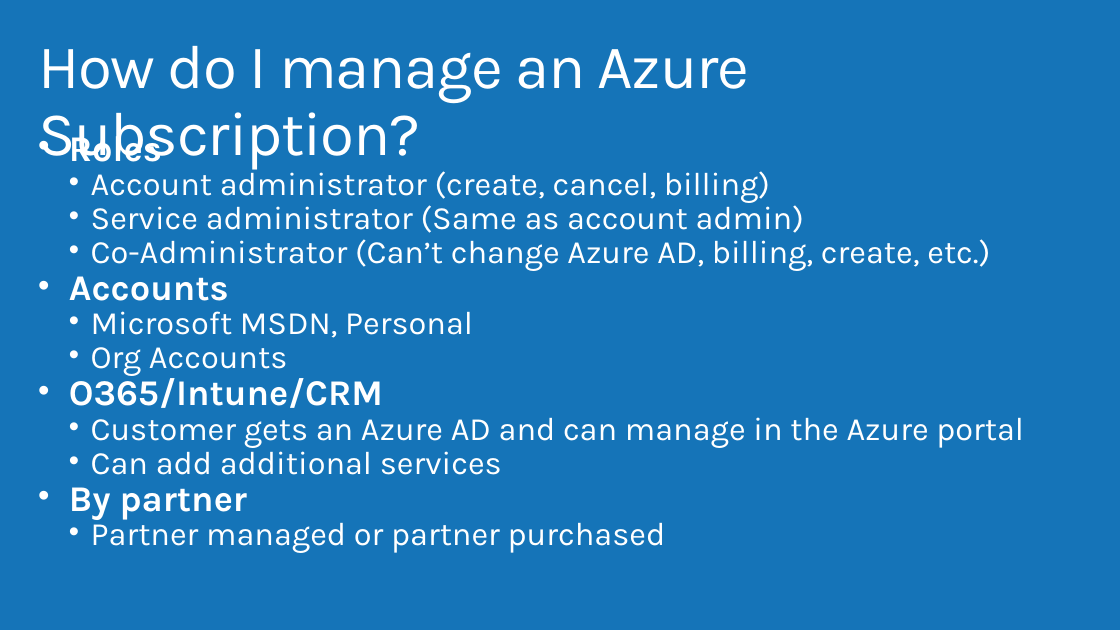
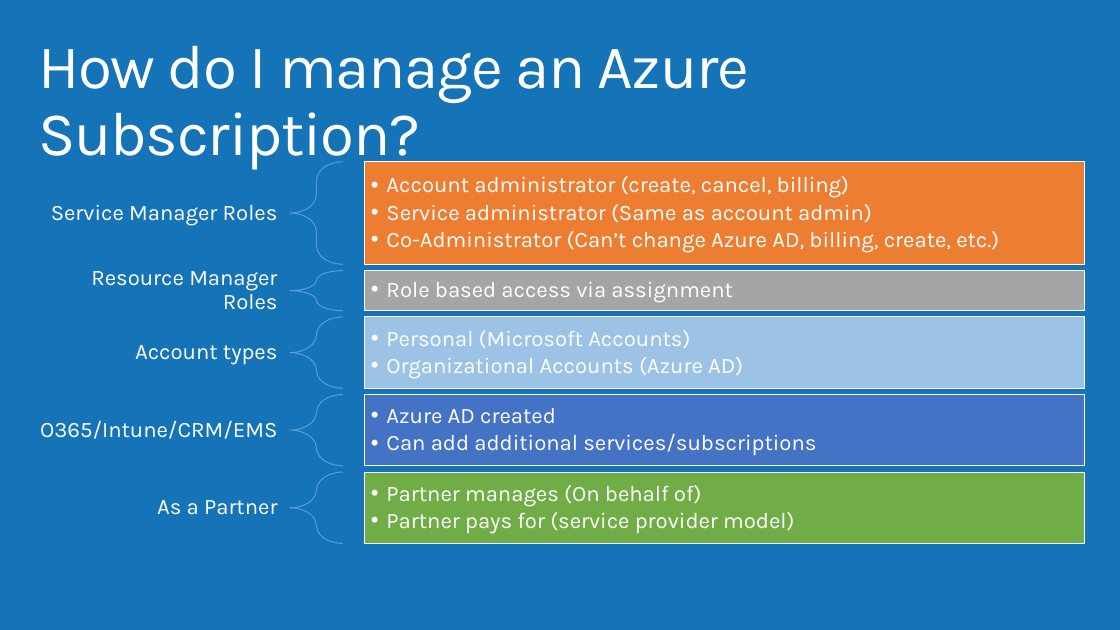
Before and after one commit to AzureCAT-GSI/Designing-and-Managing-Azure-Subscriptions, a slide deck: slide 10 of Designing and Managing Azure Subscriptions.pptx (slide 13 before the commit). Drawn at 1120x630 pixels with LibreOffice and Linux fonts; fonts in the diff are those of the drawing; background and template pictures are left out. Boxes give left, top, right and bottom in pixels: in the first picture for what was removed or moved away, otherwise in the second. Text is boxed around its words. In the diff, an @@ line names an element or a change of style, - is before the commit and + after.

Commit message:
Updates based on content team review
Closes #7 #3

```diff
--- a/Designing and Managing Azure Subscriptions.pptx
+++ b/Designing and Managing Azure Subscriptions.pptx
@@ text removed at (69,128,1024,553) @@
-• Roles
-  • Account administrator (create, cancel, billing)
-  • Service administrator (Same as account admin)
-  • Co-Administrator (Can’t change Azure AD, billing, create, etc.)
-• Accounts
-  • Microsoft MSDN, Personal
-  • Org Accounts
-• O365/Intune/CRM
-  • Customer gets an Azure AD and can manage in the Azure portal
-  • Can add additional services
-• By partner
-  • Partner managed or partner purchased
@@ group added at (40,162,1086,544): 10 texts, 5 left braces, 5 rectangles @@
+Service Manager Roles
+  • Account administrator (create, cancel, billing)
+  • Service administrator (Same as account admin)
+  • Co-Administrator (Can’t change Azure AD, billing, create, etc.)
+Resource Manager Roles
+  • Role based access via assignment
+Account types
+  • Personal (Microsoft Accounts)
+  • Organizational Accounts (Azure AD)
+O365/Intune/CRM/EMS
+  • Azure AD created
+  • Can add additional services/subscriptions
+As a Partner
+  • Partner manages (On behalf of)
+  • Partner pays for (service provider model)
```
Also in this commit, not shown: 20 other slides changed, 1 slide added, 6 slides removed.
